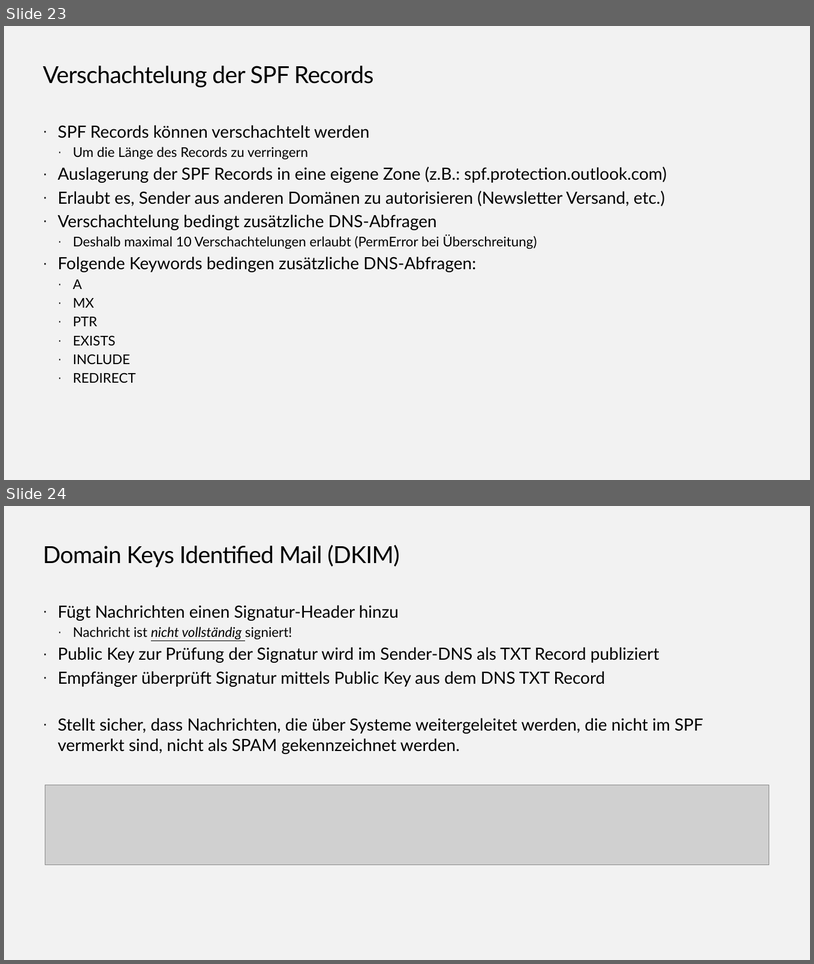
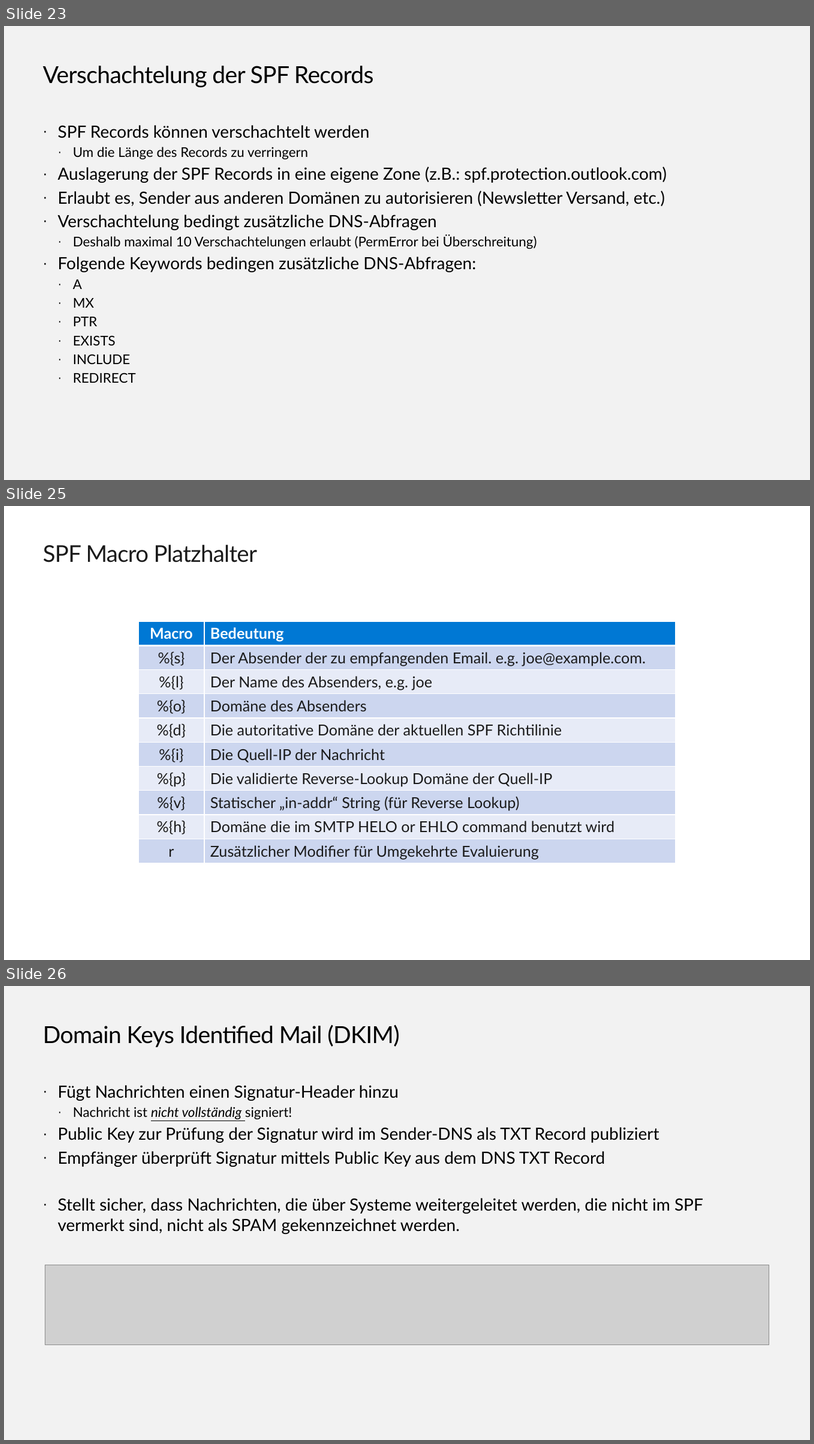
Before and after one commit to EnterpriseTrainingCenter/ExchangeServer, a slide deck: SMEXOP/SMEXOP_V1.0.pptx. Shown one above the other, each under a label of ours: slides 23 and 24 before the commit, slides 23, 25 and 26 after it; the slides between them are not shown. The pictures are 814x964 and 814x1444 pixels, drawn with LibreOffice and Linux fonts; fonts in the diff are those of the drawing; grey boxes stand for pictures; background and template pictures are left out. Boxes give left, top, right and bottom in pixels: in the first picture for what was removed or moved away, otherwise in the second. Text is boxed around its words. In the diff, an @@ line names an element or a change of style, - is before the commit and + after.

Commit message:
SPF Macros and BIMI

```diff
--- a/SMEXOP/SMEXOP_V1.0.pptx
+++ b/SMEXOP/SMEXOP_V1.0.pptx
@@ slide 25 added at [4, 506, 810, 960], background #FFFFFF @@
@@ title added at [43, 544, 257, 562], 28 pt, text #1A1A1A @@
+SPF Macro Platzhalter
@@ table added at [138, 621, 676, 862], 10 rows, 2 columns @@
+Macro | Bedeutung
+%{s} | Der Absender der zu empfangenden Email. e.g. joe@example.com.
+%{l} | Der Name des Absenders, e.g. joe
+%{o} | Domäne des Absenders
+%{d} | Die autoritative Domäne der aktuellen SPF Richtilinie
+%{i} | Die Quell-IP der Nachricht
+%{p} | Die validierte Reverse-Lookup Domäne der Quell-IP
+%{v} | Statischer „in-addr“ String (für Reverse Lookup)
+%{h} | Domäne die im SMTP HELO or EHLO command benutzt wird
+r | Zusätzlicher Modifier für Umgekehrte Evaluierung
@@ what was slide 24 is now slide 26 @@
```
Also in this commit, not shown: 2 other slides added.
